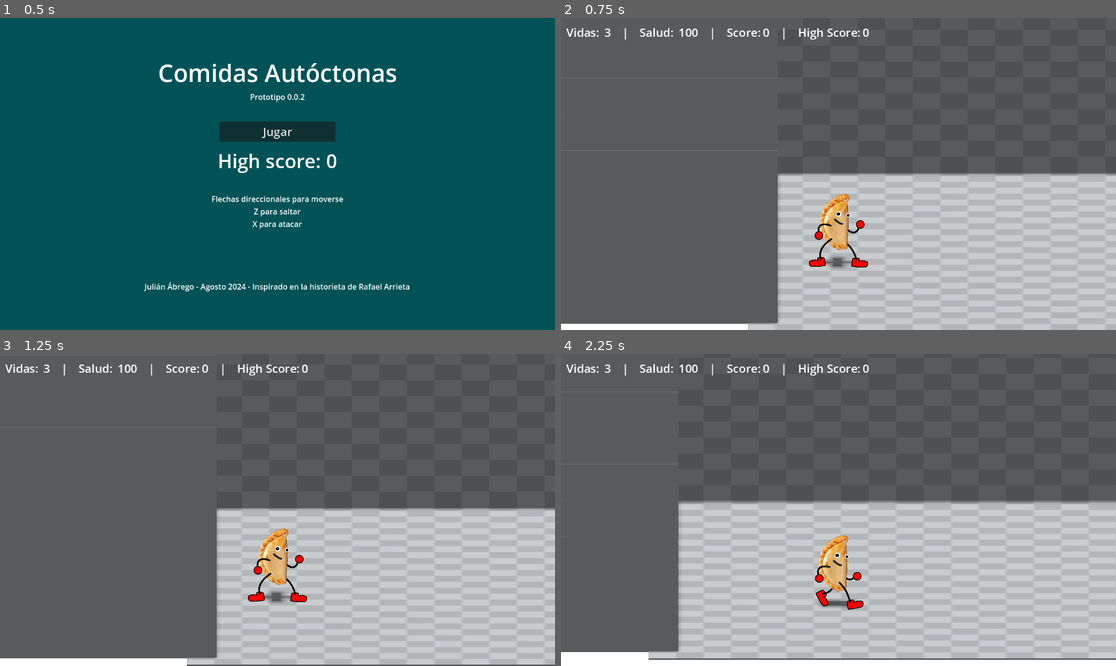
Above: before the commit, frames 1-4 (two rows, left to right).
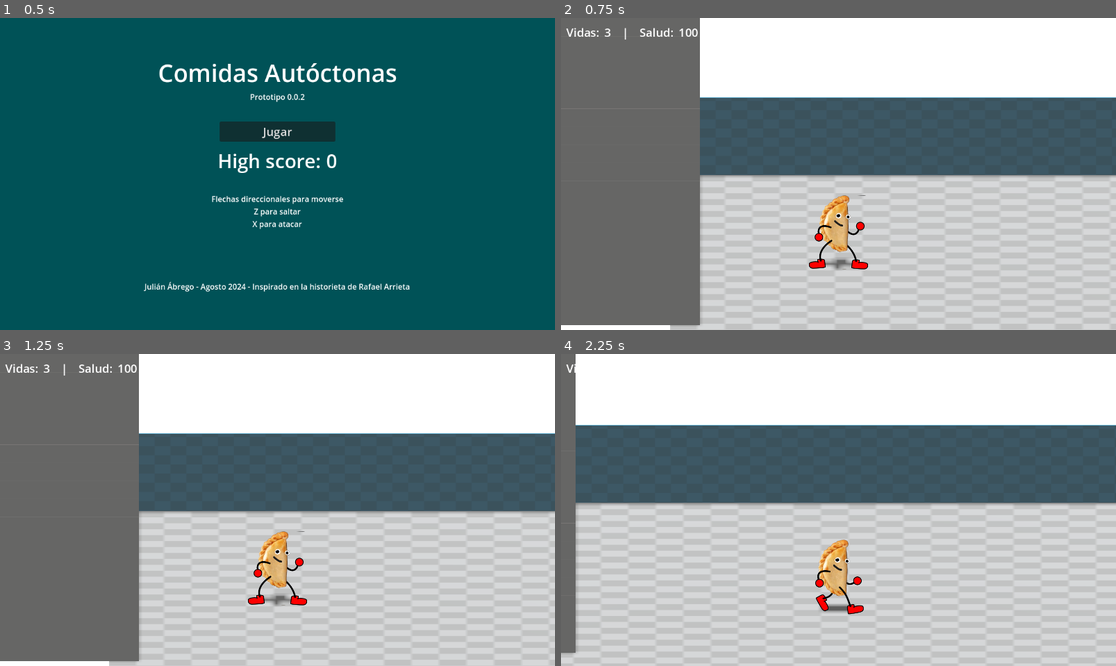
Above: after the commit, the same moments.

Repository: julabrego/unl_TrabajoFinal_2024
Game: Godot game, scene res://Assets/Scenes/UI/main_menu.tscn
Two runs of this game, one before a commit and one after it. Both use one fixed random seed, a clock stepped at 60 frames per second and the inputs below.
Inputs (mouse positions are in pixels of both pictures, inside the frame that each line leads up to):
- Up to frame 1 (0.5 s): no input
- Up to frame 2 (0.75 s): click "Jugar" at 0.5 s
- Up to frame 3 (1.25 s): no input
- Up to frame 4 (2.25 s): tap Enter (ui_accept) at 1.25, 1.52 s; move the mouse to (960, 494) at 1.27 s; hold Right (ui_right) 1.28-2.03 s; hold F 1.28-2.03 s; click (960, 494) at 1.42 s; move the mouse to (727, 525) at 2.02 s; hold Down (ui_down) from 2.03 s (still down); tap Space at 2.1 s

Frame 1 is identical in both runs. In frame 2, 41% of the frame differs, in the area x 0-100%, y 0-100%; in frame 3, 43%; in frame 4, 62%.

Commit message:
Empanada movement and scenario adjustments

Diff:
--- a/Assets/Art/Materials/prototype-texture.tres
+++ b/Assets/Art/Materials/prototype-texture.tres
@@ -4,6 +4,7 @@
 
 [resource]
 vertex_color_use_as_albedo = true
+albedo_color = Color(0.192157, 0.811765, 0.921569, 1)
 albedo_texture = ExtResource("1_mi3u6")
 uv1_scale = Vector3(30, 30, 30)
 texture_filter = 5
--- a/Assets/Scenes/Characters/Empanada/empanada.tscn
+++ b/Assets/Scenes/Characters/Empanada/empanada.tscn
@@ -182,6 +182,57 @@
 "values": [Vector3(0.910621, 0.14529, 0), Vector3(0.70419, 0.0627175, 0)]
 }
 
+[sub_resource type="Animation" id="Animation_du22c"]
+resource_name = "Jumping"
+tracks/0/type = "value"
+tracks/0/imported = false
+tracks/0/enabled = true
+tracks/0/path = NodePath("Sprite3D:texture")
+tracks/0/interp = 1
+tracks/0/loop_wrap = true
+tracks/0/keys = {
+"times": PackedFloat32Array(0),
+"transitions": PackedFloat32Array(1),
+"update": 1,
+"values": [ExtResource("7_tpt2a")]
+}
+tracks/1/type = "value"
+tracks/1/imported = false
+tracks/1/enabled = true
+tracks/1/path = NodePath("Sprite3D:offset")
+tracks/1/interp = 1
+tracks/1/loop_wrap = true
+tracks/1/keys = {
+"times": PackedFloat32Array(0),
+"transitions": PackedFloat32Array(1),
+"update": 0,
+"values": [Vector2(0, 0)]
+}
+tracks/2/type = "value"
+tracks/2/imported = false
+tracks/2/enabled = true
+tracks/2/path = NodePath("Sprite3D/AttackHitbox:monitoring")
+tracks/2/interp = 1
+tracks/2/loop_wrap = true
+tracks/2/keys = {
+"times": PackedFloat32Array(0),
+"transitions": PackedFloat32Array(1),
+"update": 1,
+"values": [false]
+}
+tracks/3/type = "value"
+tracks/3/imported = false
+tracks/3/enabled = true
+tracks/3/path = NodePath("Sprite3D:region_rect")
+tracks/3/interp = 1
+tracks/3/loop_wrap = true
+tracks/3/keys = {
+"times": PackedFloat32Array(0),
+"transitions": PackedFloat32Array(1),
+"update": 0,
+"values": [Rect2(0, 0, 132, 231)]
+}
+
 [sub_resource type="Animation" id="Animation_pplyi"]
 length = 0.001
 tracks/0/type = "value"
@@ -400,57 +451,6 @@
 "transitions": PackedFloat32Array(1),
 "update": 0,
 "values": [Rect2(0, 0, 178, 221)]
-}
-
-[sub_resource type="Animation" id="Animation_du22c"]
-resource_name = "Jumping"
-tracks/0/type = "value"
-tracks/0/imported = false
-tracks/0/enabled = true
-tracks/0/path = NodePath("Sprite3D:texture")
-tracks/0/interp = 1
-tracks/0/loop_wrap = true
-tracks/0/keys = {
-"times": PackedFloat32Array(0),
-"transitions": PackedFloat32Array(1),
-"update": 1,
-"values": [ExtResource("7_tpt2a")]
-}
-tracks/1/type = "value"
-tracks/1/imported = false
-tracks/1/enabled = true
-tracks/1/path = NodePath("Sprite3D:offset")
-tracks/1/interp = 1
-tracks/1/loop_wrap = true
-tracks/1/keys = {
-"times": PackedFloat32Array(0),
-"transitions": PackedFloat32Array(1),
-"update": 0,
-"values": [Vector2(0, 0)]
-}
-tracks/2/type = "value"
-tracks/2/imported = false
-tracks/2/enabled = true
-tracks/2/path = NodePath("Sprite3D/AttackHitbox:monitoring")
-tracks/2/interp = 1
-tracks/2/loop_wrap = true
-tracks/2/keys = {
-"times": PackedFloat32Array(0),
-"transitions": PackedFloat32Array(1),
-"update": 1,
-"values": [false]
-}
-tracks/3/type = "value"
-tracks/3/imported = false
-tracks/3/enabled = true
-tracks/3/path = NodePath("Sprite3D:region_rect")
-tracks/3/interp = 1
-tracks/3/loop_wrap = true
-tracks/3/keys = {
-"times": PackedFloat32Array(0),
-"transitions": PackedFloat32Array(1),
-"update": 0,
-"values": [Rect2(0, 0, 132, 231)]
 }
 
 [sub_resource type="AnimationLibrary" id="AnimationLibrary_28th3"]
--- a/Assets/Scenes/Characters/KetchupSmall/ketchup_small.tscn
+++ b/Assets/Scenes/Characters/KetchupSmall/ketchup_small.tscn
@@ -8,6 +8,84 @@
 radius = 0.365421
 height = 1.24052
 
+[sub_resource type="Animation" id="Animation_k0dw2"]
+resource_name = "Attack_1"
+tracks/0/type = "value"
+tracks/0/imported = false
+tracks/0/enabled = true
+tracks/0/path = NodePath("Sprite3D:texture")
+tracks/0/interp = 1
+tracks/0/loop_wrap = true
+tracks/0/keys = {
+"times": PackedFloat32Array(0),
+"transitions": PackedFloat32Array(1),
+"update": 1,
+"values": [ExtResource("3_yyhsi")]
+}
+tracks/1/type = "value"
+tracks/1/imported = false
+tracks/1/enabled = true
+tracks/1/path = NodePath("Sprite3D:region_enabled")
+tracks/1/interp = 1
+tracks/1/loop_wrap = true
+tracks/1/keys = {
+"times": PackedFloat32Array(0),
+"transitions": PackedFloat32Array(1),
+"update": 1,
+"values": [true]
+}
+tracks/2/type = "value"
+tracks/2/imported = false
+tracks/2/enabled = true
+tracks/2/path = NodePath("Sprite3D:region_rect")
+tracks/2/interp = 1
+tracks/2/loop_wrap = true
+tracks/2/keys = {
+"times": PackedFloat32Array(0),
+"transitions": PackedFloat32Array(1),
+"update": 0,
+"values": [Rect2(529, 0, 125, 140)]
+}
+
+[sub_resource type="Animation" id="Animation_neh8e"]
+resource_name = "Jumping"
+tracks/0/type = "value"
+tracks/0/imported = false
+tracks/0/enabled = true
+tracks/0/path = NodePath("Sprite3D:texture")
+tracks/0/interp = 1
+tracks/0/loop_wrap = true
+tracks/0/keys = {
+"times": PackedFloat32Array(0),
+"transitions": PackedFloat32Array(1),
+"update": 1,
+"values": [ExtResource("3_yyhsi")]
+}
+tracks/1/type = "value"
+tracks/1/imported = false
+tracks/1/enabled = true
+tracks/1/path = NodePath("Sprite3D:region_enabled")
+tracks/1/interp = 1
+tracks/1/loop_wrap = true
+tracks/1/keys = {
+"times": PackedFloat32Array(0),
+"transitions": PackedFloat32Array(1),
+"update": 1,
+"values": [true]
+}
+tracks/2/type = "value"
+tracks/2/imported = false
+tracks/2/enabled = true
+tracks/2/path = NodePath("Sprite3D:region_rect")
+tracks/2/interp = 1
+tracks/2/loop_wrap = true
+tracks/2/keys = {
+"times": PackedFloat32Array(0),
+"transitions": PackedFloat32Array(1),
+"update": 0,
+"values": [Rect2(281, 4, 105, 130)]
+}
+
 [sub_resource type="Animation" id="Animation_pplyi"]
 length = 0.001
 tracks/0/type = "value"
@@ -47,6 +125,45 @@
 "values": [Rect2(0, 0, 0, 0)]
 }
 
+[sub_resource type="Animation" id="Animation_8140s"]
+resource_name = "Receiving_damage"
+tracks/0/type = "value"
+tracks/0/imported = false
+tracks/0/enabled = true
+tracks/0/path = NodePath("Sprite3D:texture")
+tracks/0/interp = 1
+tracks/0/loop_wrap = true
+tracks/0/keys = {
+"times": PackedFloat32Array(0),
+"transitions": PackedFloat32Array(1),
+"update": 1,
+"values": [ExtResource("3_yyhsi")]
+}
+tracks/1/type = "value"
+tracks/1/imported = false
+tracks/1/enabled = true
+tracks/1/path = NodePath("Sprite3D:region_enabled")
+tracks/1/interp = 1
+tracks/1/loop_wrap = true
+tracks/1/keys = {
+"times": PackedFloat32Array(0),
+"transitions": PackedFloat32Array(1),
+"update": 1,
+"values": [true]
+}
+tracks/2/type = "value"
+tracks/2/imported = false
+tracks/2/enabled = true
+tracks/2/path = NodePath("Sprite3D:region_rect")
+tracks/2/interp = 1
+tracks/2/loop_wrap = true
+tracks/2/keys = {
+"times": PackedFloat32Array(0),
+"transitions": PackedFloat32Array(1),
+"update": 0,
+"values": [Rect2(859, 0, 78, 140)]
+}
+
 [sub_resource type="Animation" id="Animation_ddgbw"]
 resource_name = "idle"
 tracks/0/type = "value"
@@ -84,123 +201,6 @@
 "transitions": PackedFloat32Array(1),
 "update": 0,
 "values": [Rect2(0, 0, 105, 134)]
-}
-
-[sub_resource type="Animation" id="Animation_neh8e"]
-resource_name = "Jumping"
-tracks/0/type = "value"
-tracks/0/imported = false
-tracks/0/enabled = true
-tracks/0/path = NodePath("Sprite3D:texture")
-tracks/0/interp = 1
-tracks/0/loop_wrap = true
-tracks/0/keys = {
-"times": PackedFloat32Array(0),
-"transitions": PackedFloat32Array(1),
-"update": 1,
-"values": [ExtResource("3_yyhsi")]
-}
-tracks/1/type = "value"
-tracks/1/imported = false
-tracks/1/enabled = true
-tracks/1/path = NodePath("Sprite3D:region_enabled")
-tracks/1/interp = 1
-tracks/1/loop_wrap = true
-tracks/1/keys = {
-"times": PackedFloat32Array(0),
-"transitions": PackedFloat32Array(1),
-"update": 1,
-"values": [true]
-}
-tracks/2/type = "value"
-tracks/2/imported = false
-tracks/2/enabled = true
-tracks/2/path = NodePath("Sprite3D:region_rect")
-tracks/2/interp = 1
-tracks/2/loop_wrap = true
-tracks/2/keys = {
-"times": PackedFloat32Array(0),
-"transitions": PackedFloat32Array(1),
-"update": 0,
-"values": [Rect2(281, 4, 105, 130)]
-}
-
-[sub_resource type="Animation" id="Animation_k0dw2"]
-resource_name = "Attack_1"
-tracks/0/type = "value"
-tracks/0/imported = false
-tracks/0/enabled = true
-tracks/0/path = NodePath("Sprite3D:texture")
-tracks/0/interp = 1
-tracks/0/loop_wrap = true
-tracks/0/keys = {
-"times": PackedFloat32Array(0),
-"transitions": PackedFloat32Array(1),
-"update": 1,
-"values": [ExtResource("3_yyhsi")]
-}
-tracks/1/type = "value"
-tracks/1/imported = false
-tracks/1/enabled = true
-tracks/1/path = NodePath("Sprite3D:region_enabled")
-tracks/1/interp = 1
-tracks/1/loop_wrap = true
-tracks/1/keys = {
-"times": PackedFloat32Array(0),
-"transitions": PackedFloat32Array(1),
-"update": 1,
-"values": [true]
-}
-tracks/2/type = "value"
-tracks/2/imported = false
-tracks/2/enabled = true
-tracks/2/path = NodePath("Sprite3D:region_rect")
-tracks/2/interp = 1
-tracks/2/loop_wrap = true
-tracks/2/keys = {
-"times": PackedFloat32Array(0),
-"transitions": PackedFloat32Array(1),
-"update": 0,
-"values": [Rect2(529, 0, 125, 140)]
-}
-
-[sub_resource type="Animation" id="Animation_8140s"]
-resource_name = "Receiving_damage"
-tracks/0/type = "value"
-tracks/0/imported = false
-tracks/0/enabled = true
-tracks/0/path = NodePath("Sprite3D:texture")
-tracks/0/interp = 1
-tracks/0/loop_wrap = true
-tracks/0/keys = {
-"times": PackedFloat32Array(0),
-"transitions": PackedFloat32Array(1),
-"update": 1,
-"values": [ExtResource("3_yyhsi")]
-}
-tracks/1/type = "value"
-tracks/1/imported = false
-tracks/1/enabled = true
-tracks/1/path = NodePath("Sprite3D:region_enabled")
-tracks/1/interp = 1
-tracks/1/loop_wrap = true
-tracks/1/keys = {
-"times": PackedFloat32Array(0),
-"transitions": PackedFloat32Array(1),
-"update": 1,
-"values": [true]
-}
-tracks/2/type = "value"
-tracks/2/imported = false
-tracks/2/enabled = true
-tracks/2/path = NodePath("Sprite3D:region_rect")
-tracks/2/interp = 1
-tracks/2/loop_wrap = true
-tracks/2/keys = {
-"times": PackedFloat32Array(0),
-"transitions": PackedFloat32Array(1),
-"update": 0,
-"values": [Rect2(859, 0, 78, 140)]
 }
 
 [sub_resource type="AnimationLibrary" id="AnimationLibrary_28th3"]
--- a/Assets/Scenes/Scenarios/level_1-scenario.tscn
+++ b/Assets/Scenes/Scenarios/level_1-scenario.tscn
@@ -1,7 +1,7 @@
-[gd_scene load_steps=12 format=3 uid="uid://ywt1b5w5f2p0"]
+[gd_scene load_steps=16 format=3 uid="uid://ywt1b5w5f2p0"]
 
-[ext_resource type="Material" uid="uid://bhj8u205csm85" path="res://Assets/Art/Materials/prototype-texture.tres" id="1_2e43v"]
 [ext_resource type="PackedScene" uid="uid://hcs1k41pp446" path="res://addons/proto-csgs/proto_csg_polygon_3d.tscn" id="2_uh1bx"]
+[ext_resource type="Texture2D" uid="uid://c8003bqw5wp24" path="res://Assets/Art/texture_07.png" id="2_x86xs"]
 [ext_resource type="Texture2D" uid="uid://b6pvr2d74nr5s" path="res://addons/proto-csgs/textures/light/texture_01.png" id="3_hj3c3"]
 [ext_resource type="Texture2D" uid="uid://dil7l6tfddidj" path="res://Assets/Resources/Textures/sign.png" id="4_a147x"]
 
@@ -11,15 +11,18 @@
 [sub_resource type="BoxMesh" id="BoxMesh_hbcmh"]
 size = Vector3(33, 0.0412598, 21.3416)
 
+[sub_resource type="StandardMaterial3D" id="StandardMaterial3D_3gvd2"]
+vertex_color_use_as_albedo = true
+albedo_texture = ExtResource("2_x86xs")
+uv1_scale = Vector3(30, 30, 30)
+texture_filter = 5
+
 [sub_resource type="BoxShape3D" id="BoxShape3D_56138"]
-size = Vector3(33, 0.0412598, 33)
-
-[sub_resource type="BoxMesh" id="BoxMesh_xmodv"]
 size = Vector3(33, 0.0412598, 33)
 
 [sub_resource type="StandardMaterial3D" id="StandardMaterial3D_6ejdl"]
 resource_local_to_scene = true
-albedo_texture = ExtResource("3_hj3c3")
+albedo_texture = ExtResource("2_x86xs")
 uv1_offset = Vector3(0.5, 0.5, 0.5)
 uv1_triplanar = true
 
@@ -35,101 +38,89 @@
 uv1_offset = Vector3(0.5, 0.5, 0.5)
 uv1_triplanar = true
 
+[sub_resource type="StandardMaterial3D" id="StandardMaterial3D_w7wm3"]
+albedo_color = Color(0, 0, 0, 1)
+
+[sub_resource type="BoxMesh" id="BoxMesh_svwmk"]
+material = SubResource("StandardMaterial3D_w7wm3")
+size = Vector3(5.495, 7.89, 1)
+
+[sub_resource type="BoxMesh" id="BoxMesh_xmodv"]
+size = Vector3(33, 0.0412598, 33)
+
+[sub_resource type="StandardMaterial3D" id="StandardMaterial3D_fwjx7"]
+vertex_color_use_as_albedo = true
+albedo_color = Color(0.392157, 0.835294, 1, 1)
+albedo_texture = ExtResource("2_x86xs")
+uv1_scale = Vector3(52.085, 52.085, 52.085)
+texture_filter = 5
+
 [node name="Level1Scenario" type="Node3D"]
 
-[node name="TerrainBlock" type="Node3D" parent="."]
+[node name="FloorGroup" type="Node3D" parent="."]
+transform = Transform3D(1, 0, 0, 0, 1, 0, 0, 0, 1, 0, 0, 11.6114)
 
-[node name="Floor" type="StaticBody3D" parent="TerrainBlock"]
+[node name="Floor" type="StaticBody3D" parent="FloorGroup"]
 transform = Transform3D(1, 0, 0, 0, 1, 0, 0, 0, 1, 0, 0, 7.09358)
 
-[node name="CollisionShape3D" type="CollisionShape3D" parent="TerrainBlock/Floor"]
+[node name="CollisionShape3D" type="CollisionShape3D" parent="FloorGroup/Floor"]
 shape = SubResource("BoxShape3D_7p6g3")
 
-[node name="MeshInstance3D" type="MeshInstance3D" parent="TerrainBlock/Floor"]
+[node name="MeshInstance3D" type="MeshInstance3D" parent="FloorGroup/Floor"]
 mesh = SubResource("BoxMesh_hbcmh")
-surface_material_override/0 = ExtResource("1_2e43v")
+surface_material_override/0 = SubResource("StandardMaterial3D_3gvd2")
 
-[node name="WallBottom" type="StaticBody3D" parent="TerrainBlock"]
-transform = Transform3D(1, 0, 0, 0, -4.37114e-08, -1, 0, 1, -4.37114e-08, 0, 16.5446, 8.35161)
+[node name="Floor2" type="StaticBody3D" parent="FloorGroup"]
+transform = Transform3D(1, 0, 0, 0, 1, 0, 0, 0, 1, 32.2829, 0, 7.09358)
 
-[node name="CollisionShape3D" type="CollisionShape3D" parent="TerrainBlock/WallBottom"]
-transform = Transform3D(1, 0, 0, 0, 1, 0, 0, 0, 1, 0, 0.445, 0)
+[node name="CollisionShape3D" type="CollisionShape3D" parent="FloorGroup/Floor2"]
+shape = SubResource("BoxShape3D_7p6g3")
+
+[node name="MeshInstance3D" type="MeshInstance3D" parent="FloorGroup/Floor2"]
+mesh = SubResource("BoxMesh_hbcmh")
+skeleton = NodePath("../../Floor2")
+surface_material_override/0 = SubResource("StandardMaterial3D_3gvd2")
+
+[node name="Floor3" type="StaticBody3D" parent="FloorGroup"]
+transform = Transform3D(1, 0, 0, 0, 1, 0, 0, 0, 1, 64.3168, 0, 7.09358)
+
+[node name="CollisionShape3D" type="CollisionShape3D" parent="FloorGroup/Floor3"]
+shape = SubResource("BoxShape3D_7p6g3")
+
+[node name="MeshInstance3D" type="MeshInstance3D" parent="FloorGroup/Floor3"]
+mesh = SubResource("BoxMesh_hbcmh")
+skeleton = NodePath("../../Floor3")
+surface_material_override/0 = SubResource("StandardMaterial3D_3gvd2")
+
+[node name="InvisibleWall" type="Node3D" parent="."]
+transform = Transform3D(1, 0, 0, 0, 1, 0, 0, 0, 1, 32.2829, 0, 0)
+
+[node name="WallFront" type="StaticBody3D" parent="InvisibleWall"]
+transform = Transform3D(1, 0, 0, 0, -4.37114e-08, -1, 0, 1, -4.37114e-08, 0, 16.545, 17.4)
+
+[node name="CollisionShape3D" type="CollisionShape3D" parent="InvisibleWall/WallFront"]
 shape = SubResource("BoxShape3D_56138")
 
-[node name="MeshInstance3D" type="MeshInstance3D" parent="TerrainBlock/WallBottom"]
-mesh = SubResource("BoxMesh_xmodv")
-surface_material_override/0 = ExtResource("1_2e43v")
+[node name="WallFront2" type="StaticBody3D" parent="InvisibleWall"]
+transform = Transform3D(1, 0, 0, 0, -4.37114e-08, -1, 0, 1, -4.37114e-08, -32.2829, 16.545, 17.4)
 
-[node name="WallFront" type="StaticBody3D" parent="TerrainBlock"]
-transform = Transform3D(1, 0, 0, 0, -4.37114e-08, -1, 0, 1, -4.37114e-08, 0, 16.545, 17.4)
-
-[node name="CollisionShape3D" type="CollisionShape3D" parent="TerrainBlock/WallFront"]
+[node name="CollisionShape3D" type="CollisionShape3D" parent="InvisibleWall/WallFront2"]
 shape = SubResource("BoxShape3D_56138")
 
-[node name="TerrainBlock2" type="Node3D" parent="."]
-transform = Transform3D(1, 0, 0, 0, 1, 0, 0, 0, 1, 32.2829, 0, 0)
+[node name="WallFront3" type="StaticBody3D" parent="InvisibleWall"]
+transform = Transform3D(1, 0, 0, 0, -4.37114e-08, -1, 0, 1, -4.37114e-08, 32.0339, 16.5446, 15.8795)
 
-[node name="Floor" type="StaticBody3D" parent="TerrainBlock2"]
-transform = Transform3D(1, 0, 0, 0, 1, 0, 0, 0, 1, 0, 0, 7.09358)
-
-[node name="CollisionShape3D" type="CollisionShape3D" parent="TerrainBlock2/Floor"]
-shape = SubResource("BoxShape3D_7p6g3")
-
-[node name="MeshInstance3D" type="MeshInstance3D" parent="TerrainBlock2/Floor"]
-mesh = SubResource("BoxMesh_hbcmh")
-surface_material_override/0 = ExtResource("1_2e43v")
-
-[node name="WallBottom" type="StaticBody3D" parent="TerrainBlock2"]
-transform = Transform3D(1, 0, 0, 0, -4.37114e-08, -1, 0, 1, -4.37114e-08, 0, 16.5446, 8.35161)
-
-[node name="CollisionShape3D" type="CollisionShape3D" parent="TerrainBlock2/WallBottom"]
-transform = Transform3D(1, 0, 0, 0, 1, 0, 0, 0, 1, 0, 0.445, 0)
-shape = SubResource("BoxShape3D_56138")
-
-[node name="MeshInstance3D" type="MeshInstance3D" parent="TerrainBlock2/WallBottom"]
-mesh = SubResource("BoxMesh_xmodv")
-surface_material_override/0 = ExtResource("1_2e43v")
-
-[node name="WallFront" type="StaticBody3D" parent="TerrainBlock2"]
-transform = Transform3D(1, 0, 0, 0, -4.37114e-08, -1, 0, 1, -4.37114e-08, 0, 16.545, 17.4)
-
-[node name="CollisionShape3D" type="CollisionShape3D" parent="TerrainBlock2/WallFront"]
+[node name="CollisionShape3D" type="CollisionShape3D" parent="InvisibleWall/WallFront3"]
 shape = SubResource("BoxShape3D_56138")
 
 [node name="TerrainBlock3" type="Node3D" parent="."]
 transform = Transform3D(1, 0, 0, 0, 1, 0, 0, 0, 1, 64.3168, 0, 0)
 
-[node name="Floor" type="StaticBody3D" parent="TerrainBlock3"]
-transform = Transform3D(1, 0, 0, 0, 1, 0, 0, 0, 1, 0, 0, 7.09358)
-
-[node name="CollisionShape3D" type="CollisionShape3D" parent="TerrainBlock3/Floor"]
-shape = SubResource("BoxShape3D_7p6g3")
-
-[node name="MeshInstance3D" type="MeshInstance3D" parent="TerrainBlock3/Floor"]
-mesh = SubResource("BoxMesh_hbcmh")
-surface_material_override/0 = ExtResource("1_2e43v")
-
-[node name="WallBottom" type="StaticBody3D" parent="TerrainBlock3"]
-transform = Transform3D(1, 0, 0, 0, -4.37114e-08, -1, 0, 1, -4.37114e-08, 0, 16.5446, 8.35161)
-
-[node name="CollisionShape3D" type="CollisionShape3D" parent="TerrainBlock3/WallBottom"]
-shape = SubResource("BoxShape3D_56138")
-
-[node name="MeshInstance3D" type="MeshInstance3D" parent="TerrainBlock3/WallBottom"]
-mesh = SubResource("BoxMesh_xmodv")
-surface_material_override/0 = ExtResource("1_2e43v")
-
-[node name="WallFront" type="StaticBody3D" parent="TerrainBlock3"]
-transform = Transform3D(1, 0, 0, 0, -4.37114e-08, -1, 0, 1, -4.37114e-08, 0, 16.5446, 15.8795)
-
-[node name="CollisionShape3D" type="CollisionShape3D" parent="TerrainBlock3/WallFront"]
-shape = SubResource("BoxShape3D_56138")
-
 [node name="Ladder" parent="." instance=ExtResource("2_uh1bx")]
-transform = Transform3D(0.885, 0, 0, 0, 0.5, 0, 0, 0, 0.5, 18.026, 0.021, 15.994)
+transform = Transform3D(0.885, 0, 0, 0, 0.5, 0, 0, 0, 0.5, 18.026, 0.021, 22.3671)
 snap = 1e-06
 polygon = PackedVector2Array(0, 0, 3.4213, 1.00255, 3.41498, 2.03193, 5, 2, 5, 3, 7, 3, 7, 4, 9, 4, 9, 5, 11, 5, 50, 5, 50, 4, 51, 4, 51, 3, 52, 3, 52, 2, 53, 2, 53, 1, 54, 1, 54, 0, 0, 0)
-depth = 41.25
+depth = 26.97
 material = SubResource("StandardMaterial3D_6ejdl")
 block_color = 2
 
@@ -138,8 +129,8 @@
 texture = ExtResource("4_a147x")
 
 [node name="WallRight" parent="." instance=ExtResource("2_uh1bx")]
-transform = Transform3D(-5.96046e-08, 0, -1, 0, 1, 0, 1, 0, -5.96046e-08, 77.2762, 2.81586, 16.8649)
-polygon = PackedVector2Array(-10, -3, -9, 31, 0, 31, 1, -3, -2, -3, -2, 2, -5, 2, -5.05842, -2.69)
+transform = Transform3D(0.116376, 0, -0.993205, 0, 1, 0, 0.993205, 0, 0.116376, 77.2762, 2.81586, 16.8649)
+polygon = PackedVector2Array(-10, -3, -9, 31, 0, 31, 1, -3, 0, -3, 0, 2, -7, 2, -7, -3)
 depth = 5.28
 material = SubResource("StandardMaterial3D_216yn")
 block_color = 2
@@ -150,3 +141,51 @@
 depth = 8.9
 material = SubResource("StandardMaterial3D_a5x48")
 block_color = 2
+
+[node name="Sprite3D2" type="Sprite3D" parent="."]
+transform = Transform3D(1, 0, 0, 0, 1, 0, 0, 0, 1, 0, 0, 0)
+
+[node name="MeshInstance3D" type="MeshInstance3D" parent="Sprite3D2"]
+transform = Transform3D(1, 0, 0, 0, 1, 0, 0, 0, 1, 79.2421, 2.4346, 9.54638)
+mesh = SubResource("BoxMesh_svwmk")
+
+[node name="MeshInstance3D2" type="MeshInstance3D" parent="Sprite3D2"]
+transform = Transform3D(0.991673, -0.128778, -5.62907e-09, 0, -4.37114e-08, 1, -0.128778, -0.991673, -4.33474e-08, 79.773, -0.450651, 13.3653)
+mesh = SubResource("BoxMesh_svwmk")
+
+[node name="BackgroundWall" type="Node3D" parent="."]
+transform = Transform3D(1, 0, 0, 0, 1, 0, 0, 0, 1, 0, -30.3513, 0)
+
+[node name="WallBottom" type="StaticBody3D" parent="BackgroundWall"]
+transform = Transform3D(1, 0, 0, 0, -4.37114e-08, -1, 0, 1, -4.37114e-08, 64.3168, 16.5446, 8.35161)
+
+[node name="CollisionShape3D" type="CollisionShape3D" parent="BackgroundWall/WallBottom"]
+shape = SubResource("BoxShape3D_56138")
+
+[node name="MeshInstance3D" type="MeshInstance3D" parent="BackgroundWall/WallBottom"]
+mesh = SubResource("BoxMesh_xmodv")
+surface_material_override/0 = SubResource("StandardMaterial3D_fwjx7")
+
+[node name="WallBottom2" type="StaticBody3D" parent="BackgroundWall"]
+transform = Transform3D(1, 0, 0, 0, -4.37114e-08, -1, 0, 1, -4.37114e-08, 32.2829, 16.5446, 8.35161)
+
+[node name="CollisionShape3D" type="CollisionShape3D" parent="BackgroundWall/WallBottom2"]
+transform = Transform3D(1, 0, 0, 0, 1, 0, 0, 0, 1, 0, 0.445, 0)
+shape = SubResource("BoxShape3D_56138")
+
+[node name="MeshInstance3D" type="MeshInstance3D" parent="BackgroundWall/WallBottom2"]
+mesh = SubResource("BoxMesh_xmodv")
+skeleton = NodePath("../../WallBottom2")
+surface_material_override/0 = SubResource("StandardMaterial3D_fwjx7")
+
+[node name="WallBottom3" type="StaticBody3D" parent="BackgroundWall"]
+transform = Transform3D(1, 0, 0, 0, -4.37114e-08, -1, 0, 1, -4.37114e-08, 0, 16.5446, 8.35161)
+
+[node name="CollisionShape3D" type="CollisionShape3D" parent="BackgroundWall/WallBottom3"]
+transform = Transform3D(1, 0, 0, 0, 1, 0, 0, 0, 1, 0, 0.445, 0)
+shape = SubResource("BoxShape3D_56138")
+
+[node name="MeshInstance3D" type="MeshInstance3D" parent="BackgroundWall/WallBottom3"]
+mesh = SubResource("BoxMesh_xmodv")
+skeleton = NodePath("../../WallBottom3")
+surface_material_override/0 = SubResource("StandardMaterial3D_fwjx7")
--- a/Assets/Scenes/Scenarios/world_1.tscn
+++ b/Assets/Scenes/Scenarios/world_1.tscn
@@ -11,11 +11,19 @@
 [ext_resource type="Script" path="res://addons/phantom_camera/scripts/resources/camera_3d_resource.gd" id="9_s1ir3"]
 [ext_resource type="Texture2D" uid="uid://835paqmo7ng1" path="res://Assets/Resources/Textures/Teenage-Mutant-Ninja-Turtles-Shredders-Revenge.jpg" id="10_cd7in"]
 
-[sub_resource type="Environment" id="Environment_43i5g"]
+[sub_resource type="ProceduralSkyMaterial" id="ProceduralSkyMaterial_6avqm"]
+sky_curve = 0.332871
+sun_angle_max = 53.77
+
+[sub_resource type="Sky" id="Sky_5aqqq"]
+sky_material = SubResource("ProceduralSkyMaterial_6avqm")
+
+[sub_resource type="Environment" id="Environment_ad74a"]
 background_energy_multiplier = 2.1
+sky = SubResource("Sky_5aqqq")
 reflected_light_source = 2
 
-[sub_resource type="CameraAttributesPhysical" id="CameraAttributesPhysical_qm88m"]
+[sub_resource type="CameraAttributesPhysical" id="CameraAttributesPhysical_tt8ht"]
 exposure_multiplier = 2.41
 
 [sub_resource type="Resource" id="Resource_5wpq5"]
@@ -38,6 +46,7 @@
 
 [sub_resource type="Environment" id="Environment_q20sm"]
 background_energy_multiplier = 2.1
+sky = SubResource("Sky_5aqqq")
 reflected_light_source = 2
 
 [sub_resource type="CameraAttributesPhysical" id="CameraAttributesPhysical_sepef"]
@@ -52,12 +61,15 @@
 [node name="InGameHUD" parent="." instance=ExtResource("5_7lsm1")]
 
 [node name="Empanada" parent="." groups=["Player"] instance=ExtResource("2_hn7vq")]
-transform = Transform3D(1, 0, 0, 0, 1, 0, 0, 0, 1, -13.7788, 1.21266, 13.6956)
+transform = Transform3D(1, 0, 0, 0, 1, 0, 0, 0, 1, -11.4419, 1.21266, 13.6956)
+SPEED = 5
+JUMP_FORCE = 20
+GRAVITY = 60.0
 
 [node name="Camera3D" type="Camera3D" parent="."]
-transform = Transform3D(1, 0, 0, 0, 0.866024, 0.499999, 0, -0.499999, 0.866024, -13.7788, 10.0577, 25.6906)
-environment = SubResource("Environment_43i5g")
-attributes = SubResource("CameraAttributesPhysical_qm88m")
+transform = Transform3D(1, 0, 0, 0, 0.866024, 0.499999, 0, -0.499999, 0.866024, -11.4419, 10.0577, 25.6906)
+environment = SubResource("Environment_ad74a")
+attributes = SubResource("CameraAttributesPhysical_tt8ht")
 projection = 1
 current = true
 size = 9.351
@@ -66,7 +78,7 @@
 script = ExtResource("6_sv8yj")
 
 [node name="PhantomCamera3D" type="Node3D" parent="." node_paths=PackedStringArray("follow_target")]
-transform = Transform3D(1, 0, 0, 0, 0.866024, 0.499999, 0, -0.499999, 0.866024, -13.7788, 10.0577, 25.6906)
+transform = Transform3D(1, 0, 0, 0, 0.866024, 0.499999, 0, -0.499999, 0.866024, -11.4419, 10.0577, 25.6906)
 script = ExtResource("7_1nq8k")
 follow_mode = 2
 follow_target = NodePath("../Empanada")
@@ -77,6 +89,7 @@
 attributes = SubResource("CameraAttributesPhysical_sepef")
 follow_offset = Vector3(0, 8.845, 11.995)
 follow_damping = true
+follow_damping_value = Vector3(0.1, 100, 0.1)
 
 [node name="Enemies" type="Node3D" parent="."]
 
Not shown: 1 places in Assets/Scenes/Scenarios/world_1.tscn that only renumber resources
